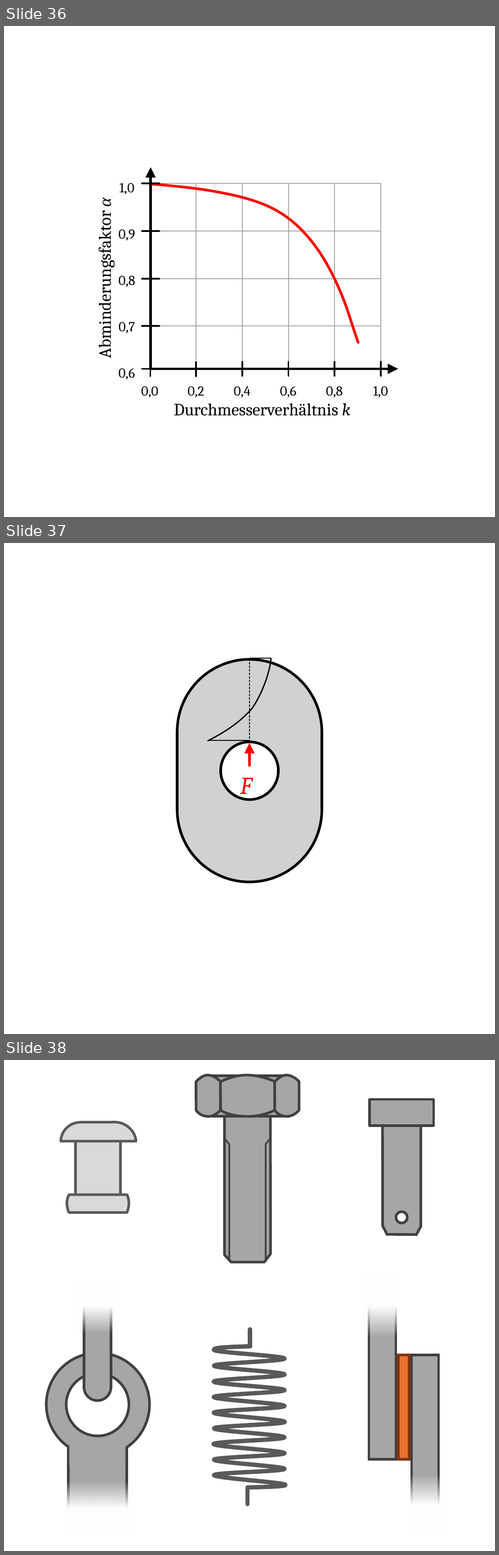
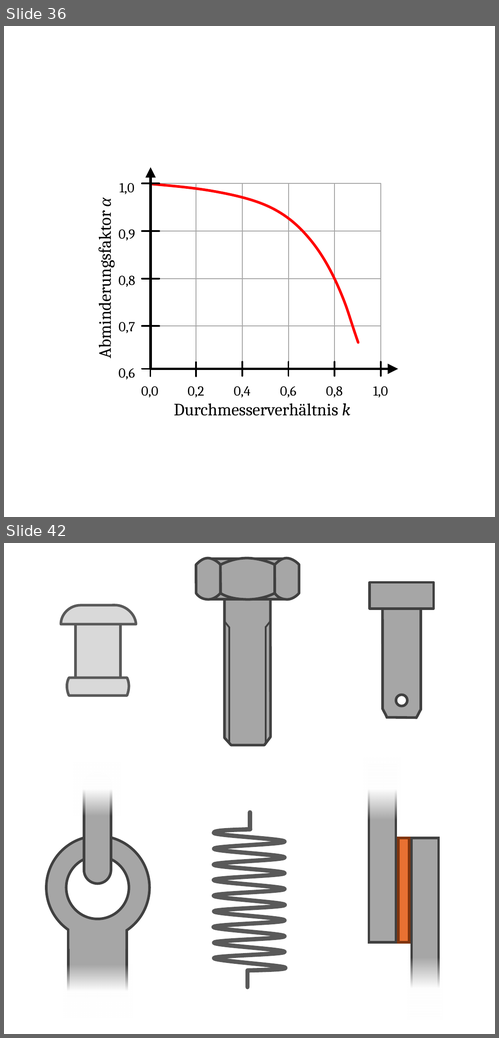
Before and after one commit to m4zeRobot/Project-FoSa, a slide deck: LaTeX B.Sc. LRT/Konstruktionslehre 1&2/images/KE-Images.pptx. Shown one above the other, each under a label of ours: slides 36, 37 and 38 before the commit, slides 36 and 42 after it; the slides between them are not shown. The pictures are 499x1555 and 499x1038 pixels, drawn with LibreOffice and Linux fonts; fonts in the diff are those of the drawing. Boxes give left, top, right and bottom in pixels: in the first picture for what was removed or moved away, otherwise in the second. Text is boxed around its words. In the diff, an @@ line names an element or a change of style, - is before the commit and + after.

```diff
--- a/LaTeX B.Sc. LRT/Konstruktionslehre 1&2/images/KE-Images.pptx
+++ b/LaTeX B.Sc. LRT/Konstruktionslehre 1&2/images/KE-Images.pptx
@@ slide 37 removed at (x1=4, y1=543, x2=495, y2=1034), background #FFFFFF @@
@@ rounded rectangle removed at (x1=177, y1=659, x2=322, y2=882) @@
@@ freeform shape removed at (x1=209, y1=659, x2=272, y2=741) @@
@@ line removed from (250, 741) to (250, 659) @@
@@ line removed from (250, 658) to (271, 658) @@
@@ line removed from (209, 740) to (248, 740) @@
@@ ellipse removed at (x1=221, y1=741, x2=278, y2=799) @@
@@ arrow removed from (250, 765) to (250, 742) @@
@@ text removed at (x1=240, y1=778, x2=252, y2=799) @@
-F
@@ what was slide 38 is now slide 42 @@
```
Also in this commit, not shown: 5 slides added, 5 other files.
